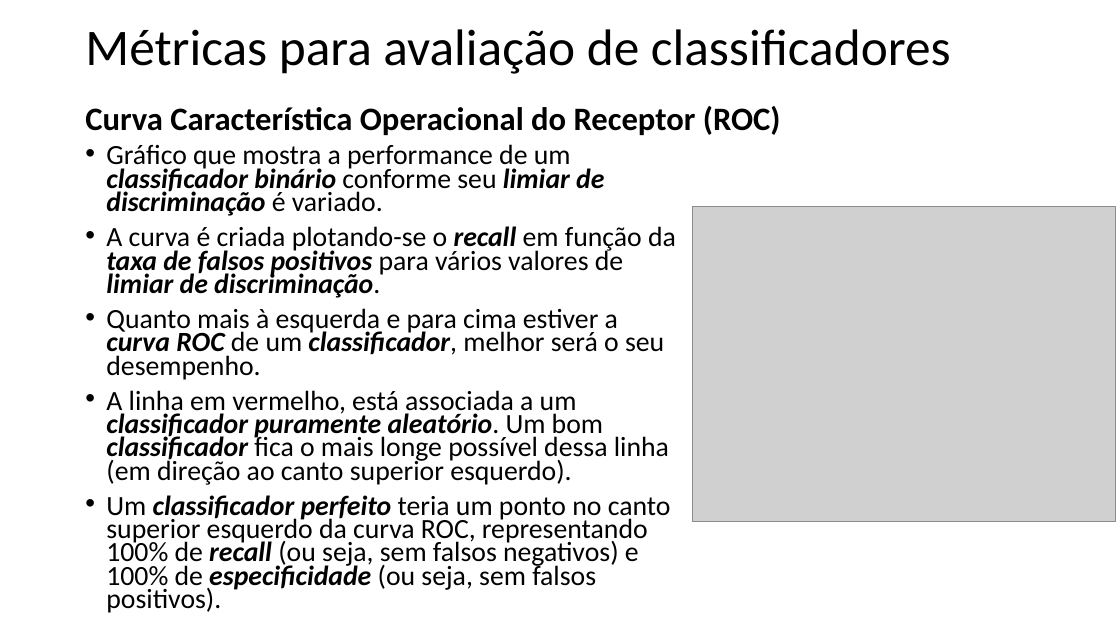
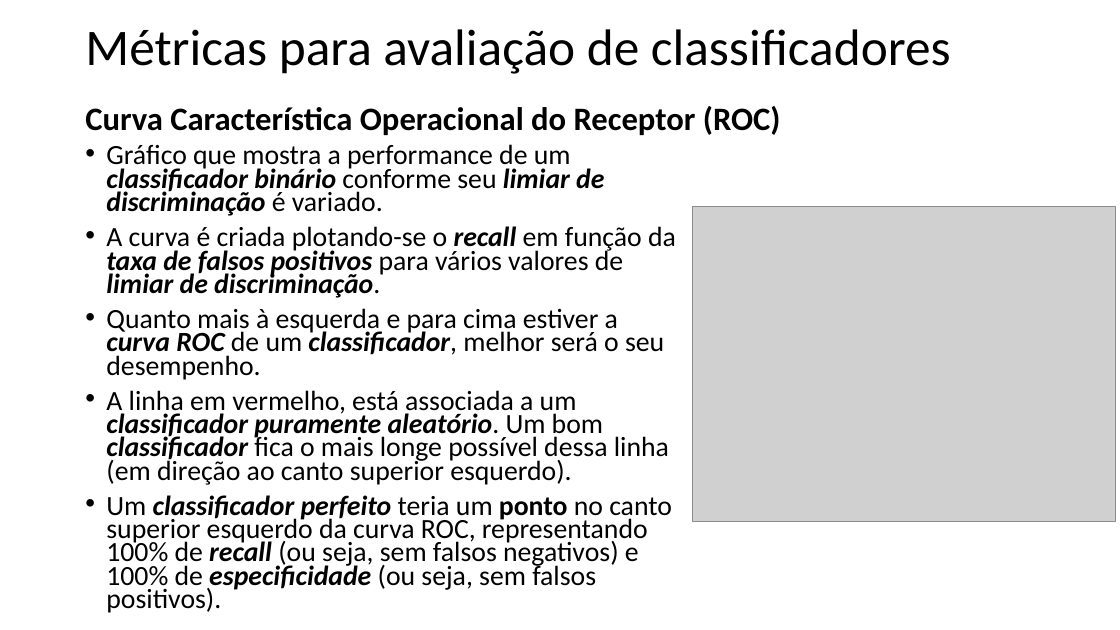
Before and after one commit to zz4fap/t320_aprendizado_de_maquina, a slide deck: slide 13 of slides/T320_Classificação (Parte V).pptx. Drawn at 1120x630 pixels with LibreOffice and Linux fonts; fonts in the diff are those of the drawing; grey boxes stand for pictures. Boxes give left, top, right and bottom in pixels: in the first picture for what was removed or moved away, otherwise in the second. Text is boxed around its words. In the diff, an @@ line names an element or a change of style, - is before the commit and + after.

```diff
--- a/slides/T320_Classificação (Parte V).pptx
+++ b/slides/T320_Classificação (Parte V).pptx
@@ text at <box>106,495,672,613</box>: bold on in "ponto" @@
```
Also in this commit, not shown: 3 other slides changed, 3 other files.
